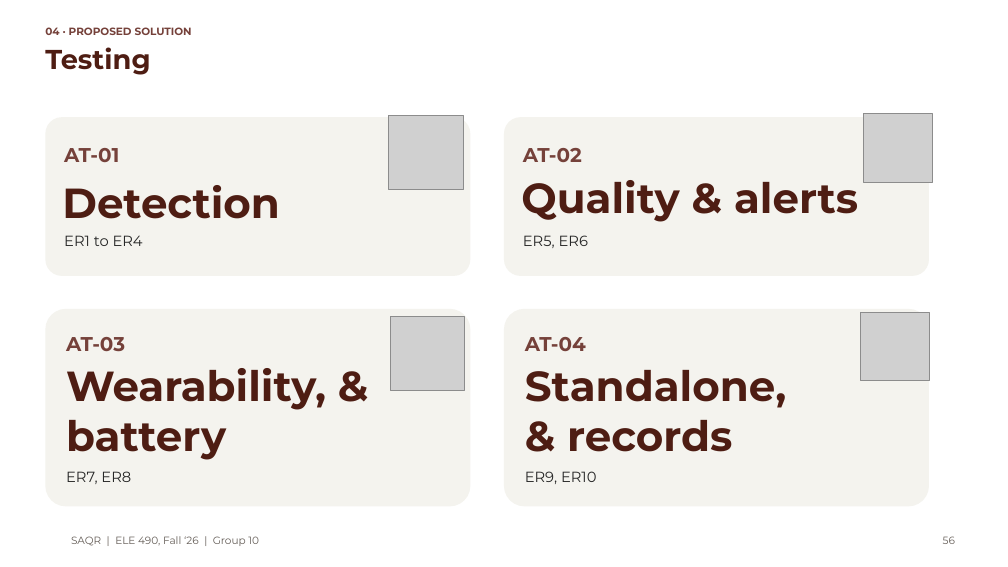
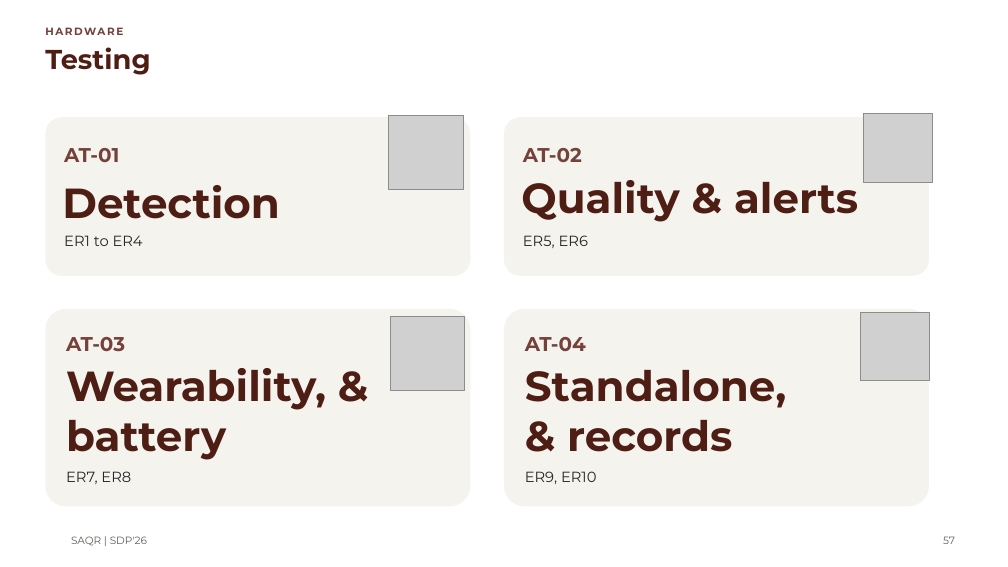
Before and after one commit to MASAR-AUS/SAQR, a slide deck: slide 57 of SAQR CMP490 Presentation.pptx (slide 56 before the commit). Drawn at 1008x567 pixels with LibreOffice and Linux fonts; fonts in the diff are those of the drawing; grey boxes stand for pictures; background and template pictures are left out. Boxes give left, top, right and bottom in pixels: in the first picture for what was removed or moved away, otherwise in the second. Text is boxed around its words. In the diff, an @@ line names an element or a change of style, - is before the commit and + after.

```diff
--- a/SAQR CMP490 Presentation.pptx
+++ b/SAQR CMP490 Presentation.pptx
@@ text at [45, 27, 192, 35]: text changed @@
-04 · PROPOSED SOLUTION
+HARDWARE
@@ text at [71, 536, 147, 546]: text changed @@
-SAQR | ELE 490, Fall ‘26 | Group 10
+SAQR | SDP'26
@@ page number at [943, 536, 955, 544]: text changed @@
-56
+57
```
Also in this commit, not shown: 10 other slides changed, 1 slide added.
